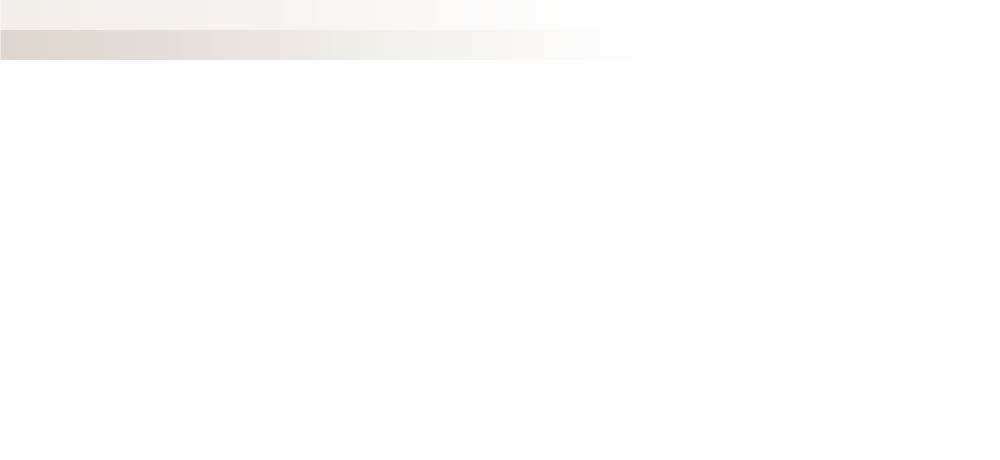
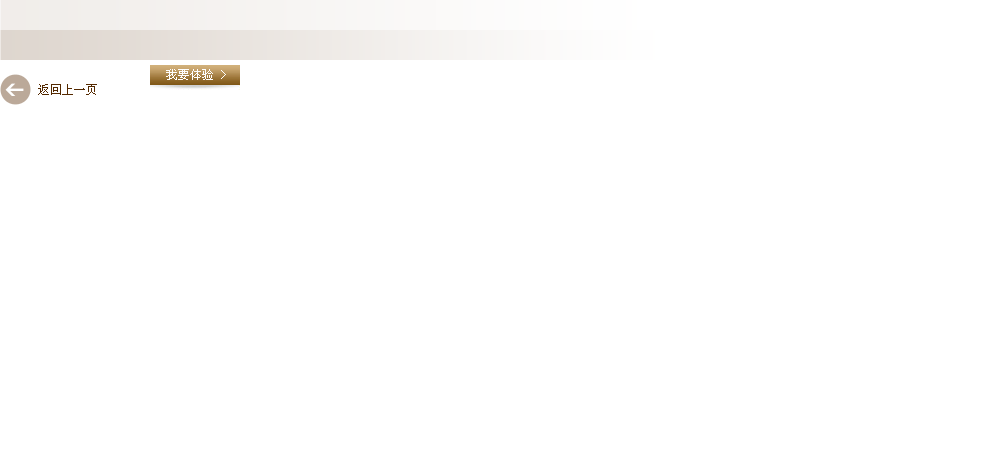
Before/after of a (1000, 460) layered artwork. What changed in the layer stack:
added layer "我要体验 > 副本" above "返回上一页" over [left=150, top=65, right=240, bottom=90]
added layer "返回上一页" above "形状 12 副本" over [left=0, top=74, right=97, bottom=105]
